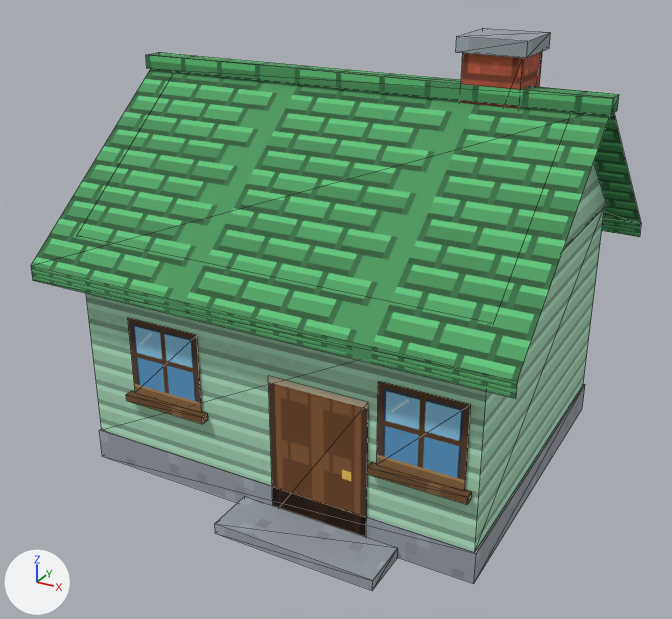
One commit to the glTF model computer-office/public/world3d/assets/models/house_2.glb: the scene before it, then after it.
Rendered twice from a camera (50 mm lens) standing at (4.56, -8.71, 5.93) and looking at (-0.01, -0.41, 1.78). Arrows for +X, +Y and +Z are at lower left; the lights stay in place. The first picture is the older version. Mesh edges are drawn as thin lines. Vertices at exactly the same position are counted once.

Before the edit, the objects in view are built like this:
```python
me_house_2 = bpy.data.meshes.new('house_2')
me_house_2.from_pydata(...)  # 92 vertices, 96 faces; spans x -2.67..2.67, y -2.45..2.25, z 0.0..4.75
# faces by material slot: [30, 12, 18, 2, 4, 20, 10]
me_house_2.materials.append(mat_stone)  # picture img_stone
me_house_2.materials.append(mat_wall_mint)  # picture img_wall_mint
me_house_2.materials.append(mat_roof_green)  # picture img_roof_green
me_house_2.materials.append(mat_door)  # picture img_door
me_house_2.materials.append(mat_window)  # picture img_window
me_house_2.materials.append(mat_wood)  # picture img_wood
me_house_2.materials.append(mat_wall_brick)  # picture img_wall_brick
ob_house_2 = bpy.data.objects.new('house_2', me_house_2)
ob_house_2.location = (0.0, 0.0, 0.0)
```
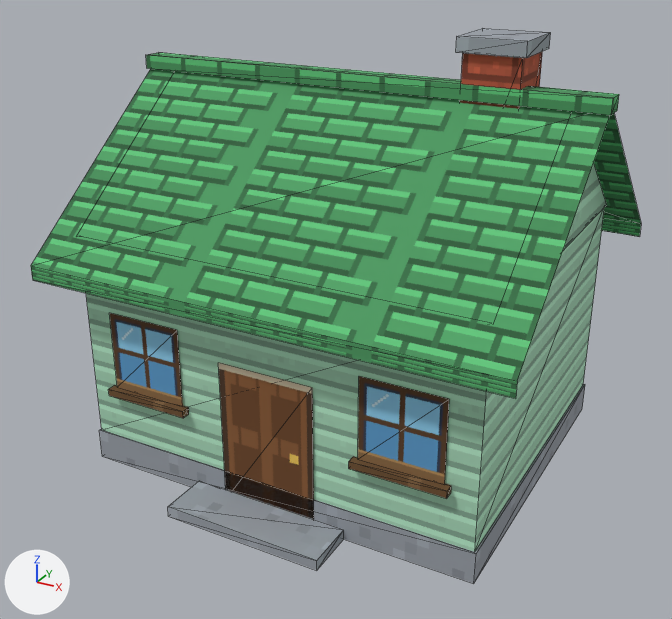
Changed parts and their boxes [x1, y1, x2, y2] in the pictures (672 x 619 px; the box of a moved part takes in the faces that stretch with it):
'house_2', reshaped
    before: [31, 28, 641, 590]
    after: [31, 28, 641, 584]
part 1 of me_house_2, moved or reshaped
    before: [215, 496, 398, 590]
    after: [168, 481, 344, 570]
part 2 of me_house_2, moved or reshaped
    before: [268, 376, 368, 536]
    after: [218, 363, 314, 519]
part 3 of me_house_2, moved or reshaped
    before: [128, 318, 202, 412]
    after: [110, 313, 183, 407]
part 4 of me_house_2, moved or reshaped
    before: [377, 381, 471, 491]
    after: [358, 376, 449, 485]
part 5 of me_house_2, moved or reshaped
    before: [126, 391, 208, 424]
    after: [108, 385, 189, 418]
part 6 of me_house_2, moved or reshaped
    before: [367, 462, 472, 504]
    after: [349, 456, 451, 498]

What changed in the scene script:
```text
Change me_house_2:
    where me_house_2.from_pydata(...)  # 92 vertices, 96 faces; spans x -2.67..2.67, y -2.45..2.25, z 0.0..4.75
    used by ob_house_2; location = (0.0, 0.0, 0.0)
    me_house_2 part 1: the loose piece of 8 vertices spanning x -0.3..1.5, y -2.45..-1.9, z 0.0..0.12 is moved by (-0.6, 0.0, 0.0)
    me_house_2 part 2: the loose piece of 4 vertices spanning x 0.05..1.15, y -1.9, z 0.0..1.65 is moved by (-0.6, 0.0, 0.0)
    me_house_2 part 3: the loose piece of 4 vertices spanning x -1.7..-0.8, y -1.9, z 1.0..1.9 is moved by (-0.25, 0.0, 0.0)
    me_house_2 part 4: the loose piece of 4 vertices spanning x 1.25..2.15, y -1.9, z 1.0..1.9 is moved by (-0.2, 0.0, 0.0)
    me_house_2 part 5: the loose piece of 8 vertices spanning x -1.76..-0.74, y -1.98..-1.88, z 0.92..1.0 is moved by (-0.25, 0.0, 0.0)
    me_house_2 part 6: the loose piece of 8 vertices spanning x 1.19..2.21, y -1.98..-1.88, z 0.92..1.0 is moved by (-0.2, 0.0, 0.0)
```
